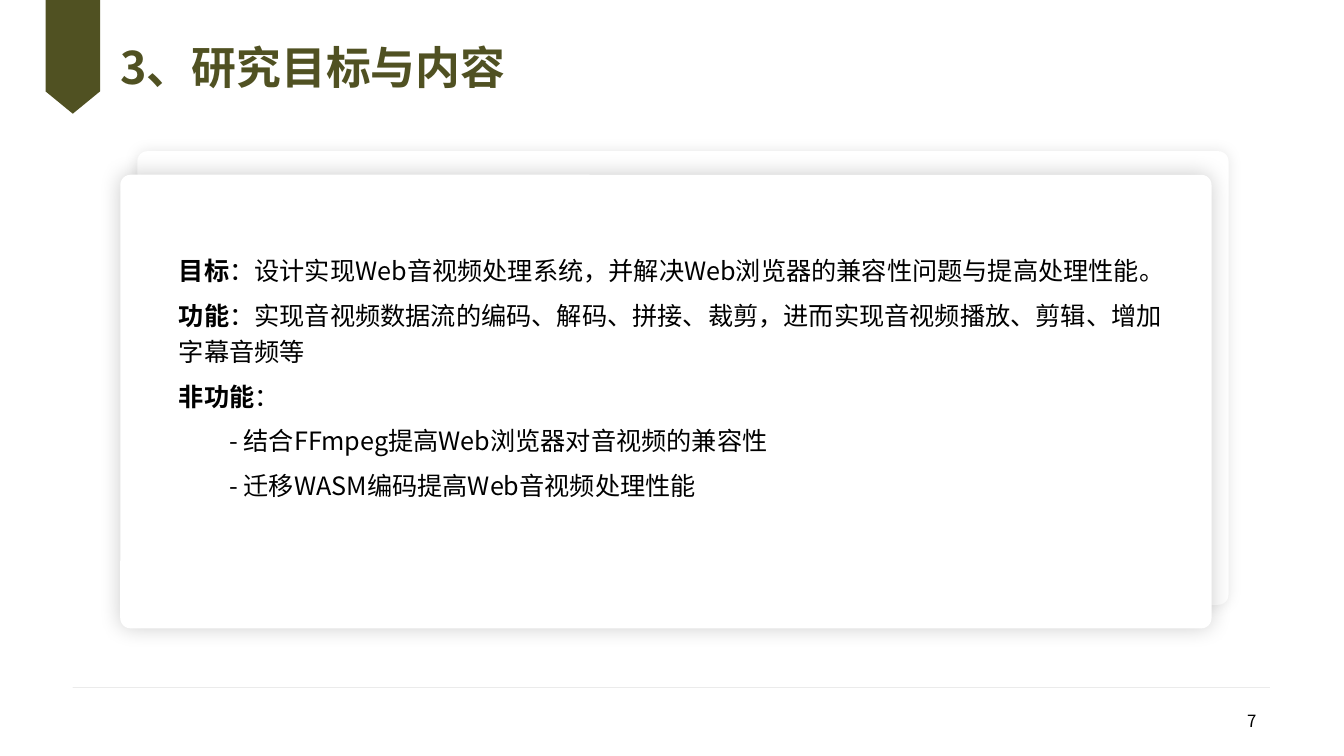
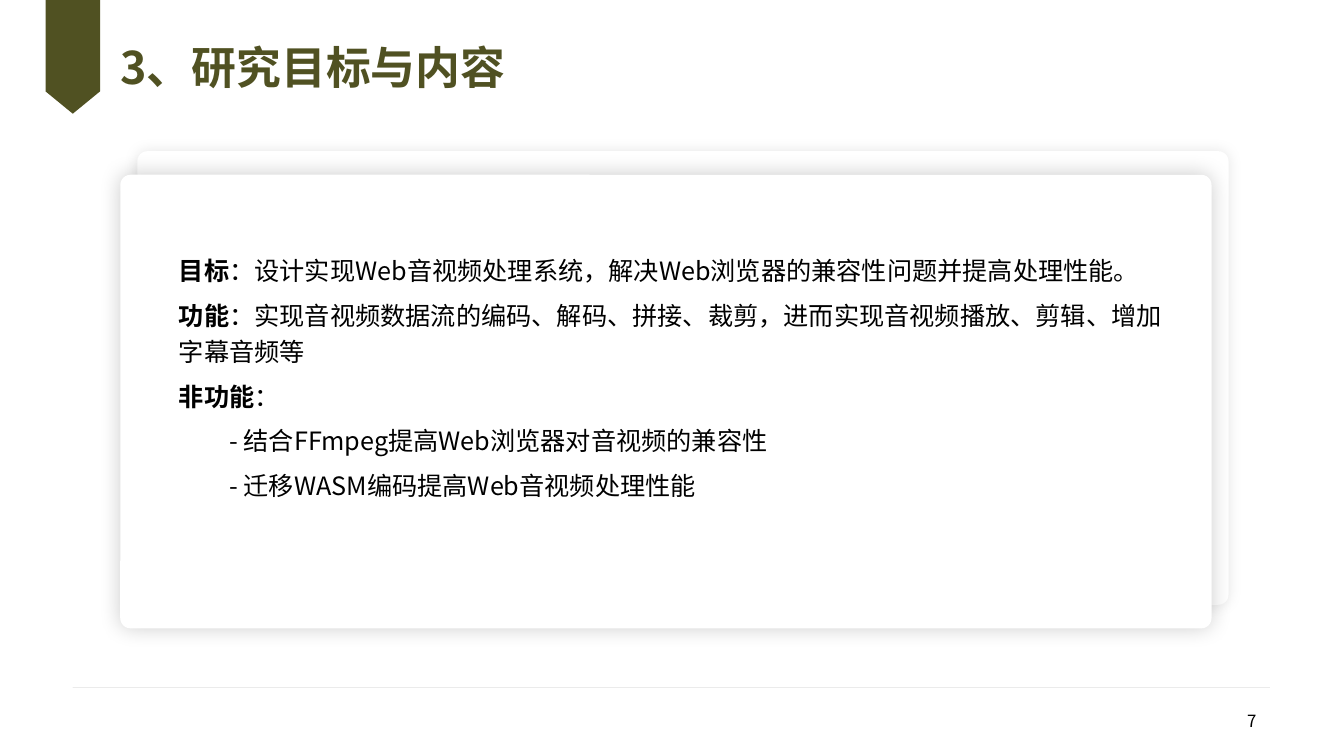
Before and after one commit to knoxnoe/GraduationProject, a slide deck: slide 7 of doc/paper/v2/缑通旺-开题.pptx. Drawn at 1344x756 pixels with LibreOffice and Linux fonts; fonts in the diff are those of the drawing; background and template pictures are left out. Boxes give left, top, right and bottom in pixels: in the first picture for what was removed or moved away, otherwise in the second. Text is boxed around its words. In the diff, an @@ line names an element or a change of style, - is before the commit and + after.

```diff
--- a/doc/paper/v2/缑通旺-开题.pptx
+++ b/doc/paper/v2/缑通旺-开题.pptx
@@ text at bbox=[179, 258, 1139, 283]: text changed @@
-目标：设计实现Web音视频处理系统，并解决Web浏览器的兼容性问题与提高处理性能。
+目标：设计实现Web音视频处理系统，解决Web浏览器的兼容性问题并提高处理性能。
```
Also in this commit, not shown: 8 other slides changed, 4 other files.
